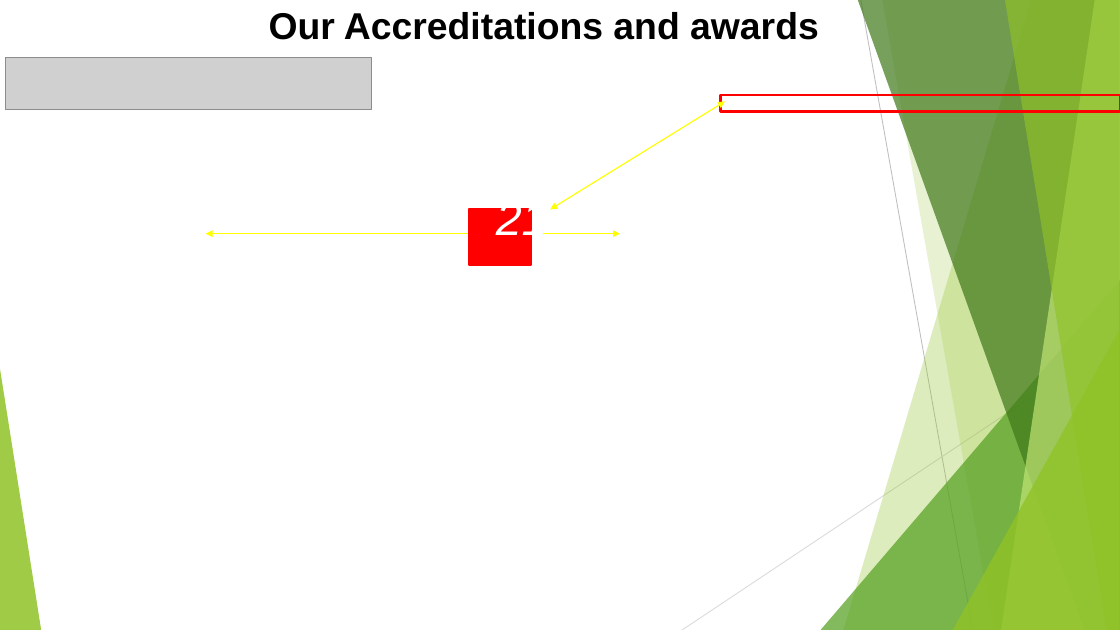
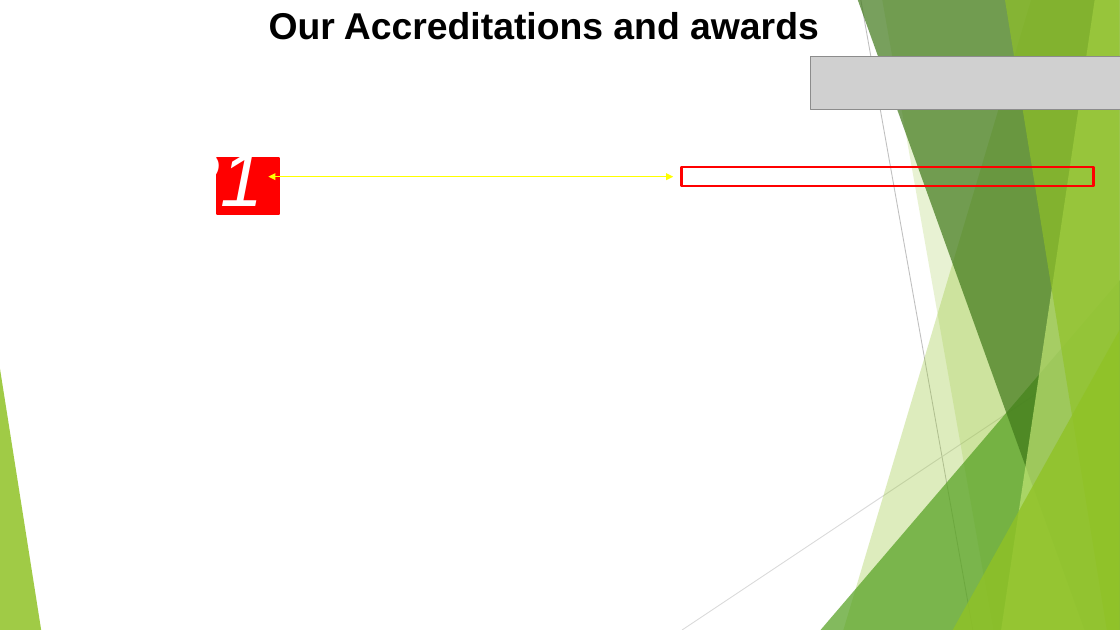
Before and after one commit to London18/team-21, a slide deck: slide 8 of resources/Code for Good - Presentation.pptx. Drawn at 1120x630 pixels with LibreOffice and Linux fonts; fonts in the diff are those of the drawing; grey boxes stand for pictures; background and template pictures are left out. Boxes give left, top, right and bottom in pixels: in the first picture for what was removed or moved away, otherwise in the second. Text is boxed around its words. In the diff, an @@ line names an element or a change of style, - is before the commit and + after.

```diff
--- a/resources/Code for Good - Presentation.pptx
+++ b/resources/Code for Good - Presentation.pptx
@@ picture removed at box(6, 57, 371, 110) @@
@@ picture added at box(810, 57, 1120, 110) @@
@@ double arrow removed from (725, 102) to (550, 209) @@
@@ text "21" rewrapped from box(111, 176, 331, 277) to box(177, 157, 263, 215) @@
@@ rectangle: place and size @@
-rectangle at box(469, 209, 531, 265)
+rectangle at box(218, 159, 280, 214)
@@ double arrow moved from (206, 234) - (620, 234) to (269, 176) - (673, 176) @@
@@ rectangle: place and size @@
-rectangle at box(721, 95, 1120, 112)
+rectangle at box(682, 167, 1095, 187)
@@ text removed at box(496, 208, 548, 244) @@
-21
```
